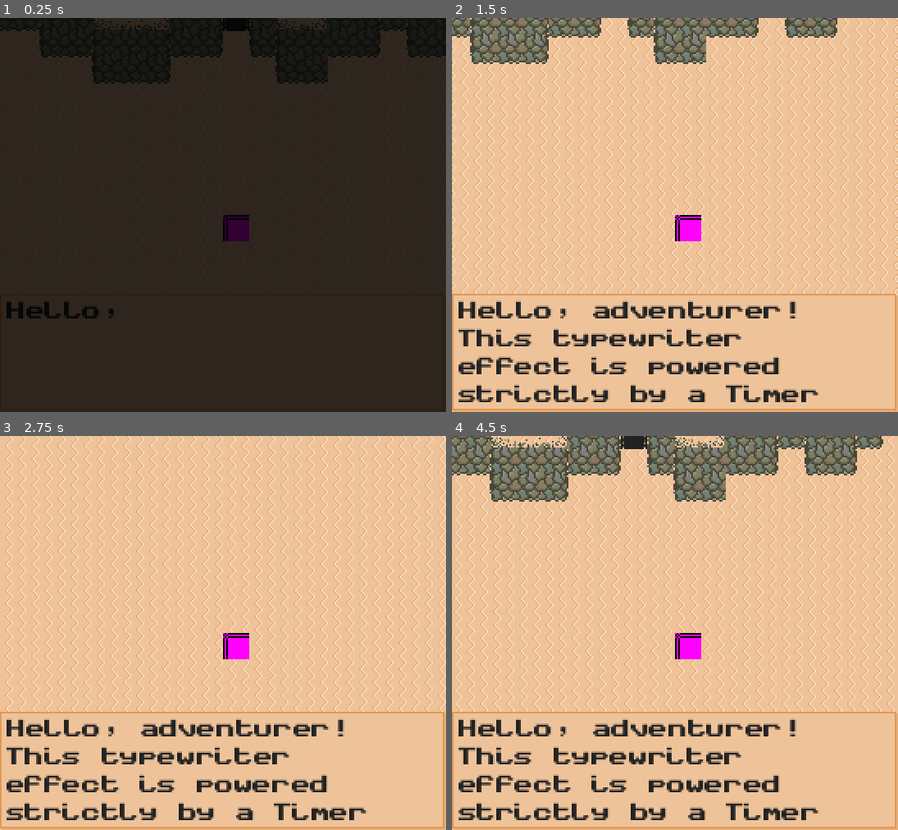
Above: before the commit, frames 1-4 (two rows, left to right).
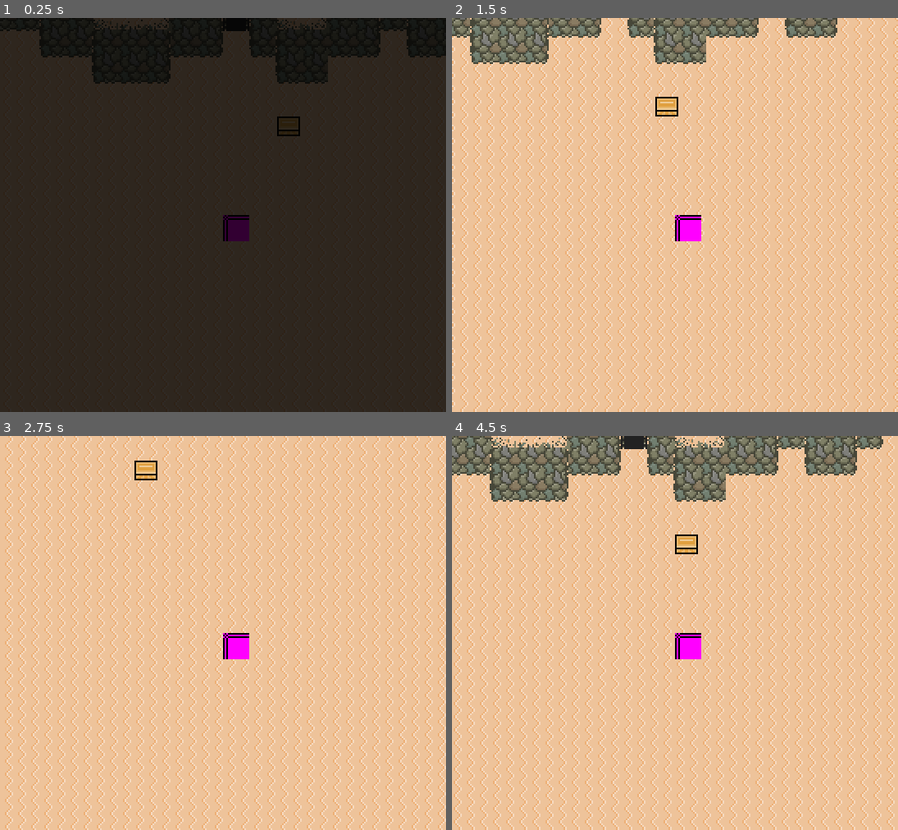
Above: after the commit, the same moments.

Repository: sherwoodjm/tomb-trials-godot
Game: Godot game, scene res://maps/outside_tomb.tscn
The game is run twice, just before and just after one commit, with the same random seed, the same clock (stepped at 60 frames per second) and the same inputs.
Inputs (mouse positions are in pixels of both pictures, inside the frame that each line leads up to):
- Up to frame 1 (0.25 s): no input
- Up to frame 2 (1.5 s): tap Enter (ui_accept) at 0.5, 0.77, 0.8, 1.07, 1.35 s; move the mouse to (773, 195) at 0.52 s; hold D (key_right) 0.53-1.28 s; hold Space (key_interact) 0.53-1.28 s; move the mouse to (585, 234) at 1.27 s; hold S (key_down) from 1.28 s (still down)
- Up to frame 3 (2.75 s): tap Enter (ui_accept) at 1.52, 1.82, 2.3 s; tap Space (key_interact) at 1.55 s; move the mouse to (267, 546) at 2.02 s; release S (key_down) at 2.03 s; hold D (key_right) from 2.03 s (still down); hold Space (key_interact) from 2.03 s (still down)
- Up to frame 4 (4.5 s): move the mouse to (652, 711) at 2.77 s; release D (key_right) at 2.78 s; release Space (key_interact) at 2.78 s; hold W (key_up) 2.78-3.53 s; tap Space (key_interact) at 2.85, 4.35 s; tap Enter (ui_accept) at 3.02, 3.32 s; move the mouse to (808, 692) at 3.52 s; hold Enter (ui_accept) 3.53-4.28 s; hold A (key_left) from 3.53 s (still down); move the mouse to (541, 573) at 4.27 s

The runs differ from the first frame. In frame 1, 0.5% of the frame differs, in the area x 1-68%, y 25-77%; in frame 2, 13%; in frame 3, 13%; in frame 4, 13%, in the area x 0-100%, y 25-100%.

Commit message:
Treasure box and dialogue

Diff:
--- a/dialogue.gd
+++ b/dialogue.gd
@@ -1,45 +1,34 @@
 extends CanvasLayer
 
 
-@onready var text_label: RichTextLabel = $Control/NinePatchRect/MarginContainer/RichTextLabel
-@onready var timer: Timer = $Control/Timer
+var controllable := true
 
-@export var seconds_per_character: float = 0.03
+@onready var label := $Control/NinePatchRect/MarginContainer/RichTextLabel
+
 
 func _ready() -> void:
-	# Connect the timer's timeout signal to our function programmatically
-	timer.timeout.connect(_on_timer_timeout)
-
-	# Example usage
-	display_text("Hello, adventurer! This typewriter effect is powered strictly by a Timer node.")
+	visibility_changed.connect(_on_visibility_changed)
 
 
-func display_text(new_text: String) -> void:
-	# 1. Set the full text layout immediately
-	text_label.text = new_text
-	text_label.visible_characters = 0
+func _on_visibility_changed() -> void:
+	if visible:
+		get_tree().paused = true
+		controllable = false
+		$Timer.start(0.1)
+	else:
+		get_tree().paused = false
 
-	# 2. Start the loop if the string isn't empty
-	if new_text.length() > 0:
-		timer.start(seconds_per_character)
+
+
+func set_text(text) -> void:
+	label.text = text
+
+
+func _unhandled_key_input(event: InputEvent) -> void:
+	if event.is_action_pressed("key_interact"):
+		if visible and controllable:
+			print("Unpaused game!")
 
 
 func _on_timer_timeout() -> void:
-	# Increment visible characters by 1
-	text_label.visible_characters += 1
-
-	# If there are still characters left to show, restart the timer
-	if text_label.visible_characters < text_label.text.length():
-		timer.start(seconds_per_character)
-	else:
-		timer.stop()
-
-
-func _input(event: InputEvent) -> void:
-	if event.is_action_pressed("ui_accept"):
-		# If the timer is still running, text is still typing
-		if not timer.is_stopped():
-			timer.stop()
-			text_label.visible_characters = text_label.text.length()
-		else:
-			print("Proceed to next line...")
+	controllable = true
--- a/dialogue.tscn
+++ b/dialogue.tscn
@@ -9,6 +9,8 @@
 RichTextLabel/fonts/normal_font = ExtResource("1_oi3j2")
 
 [node name="Dialogue" type="CanvasLayer" unique_id=1970777900]
+process_mode = 3
+visible = false
 script = ExtResource("1_758ep")
 
 [node name="Control" type="Control" parent="." unique_id=1808147997]
@@ -44,4 +46,6 @@
 text = "This is a textbox with enough text to wrap around inside. Play it again."
 scroll_active = false
 
-[node name="Timer" type="Timer" parent="Control" unique_id=1578459358]
+[node name="Timer" type="Timer" parent="." unique_id=1578459358]
+
+[connection signal="timeout" from="Timer" to="." method="_on_timer_timeout"]
--- /dev/null
+++ b/global.gd
@@ -0,0 +1,4 @@
+extends Node
+
+
+var money: int = 0
--- a/main.gd
+++ b/main.gd
@@ -9,18 +9,6 @@
 	player.position = get_tree().current_scene.start_position
 	get_tree().current_scene.add_child(player)
 	Transition.fade_in(0.25)
-
-
-func _unhandled_key_input(event: InputEvent) -> void:
-	if event.is_action_pressed("key_interact"):
-		if not Dialogue.visible:
-			player.stop_movement()
-			Dialogue.show()
-			Dialogue.display_text("Hello world. This is an example of some dialogue happening.")
-
-		#else:
-			#Dialogue.hide()
-			#player.player_controlled = true
 
 
 func teleport_player_to_position(pos) -> void:
--- a/maps/outside_tomb.tscn
+++ b/maps/outside_tomb.tscn
@@ -3,6 +3,7 @@
 [ext_resource type="Script" uid="uid://bs57si7yn0lq5" path="res://map.gd" id="1_7jq7s"]
 [ext_resource type="TileSet" uid="uid://duu4rnss6bo0l" path="res://tilesets/desert_tomb.tres" id="2_3lys0"]
 [ext_resource type="PackedScene" uid="uid://dhar5irfq6om" path="res://teleporter.tscn" id="3_3lys0"]
+[ext_resource type="PackedScene" uid="uid://c7j5bynkk4j0d" path="res://treasure_chest.tscn" id="4_hu1g8"]
 
 [node name="Map" type="Node" unique_id=898079320]
 script = ExtResource("1_7jq7s")
@@ -55,3 +56,6 @@
 [node name="Teleporter" parent="." unique_id=1803265028 instance=ExtResource("3_3lys0")]
 position = Vector2(264, 136)
 destination_position = Vector2(256, 256)
+
+[node name="TreasureChest" parent="." unique_id=329219902 instance=ExtResource("4_hu1g8")]
+position = Vector2(288, 192)
--- a/player.gd
+++ b/player.gd
@@ -24,6 +24,18 @@
 		$RayCast2D.force_raycast_update()
 
 
+func _unhandled_key_input(event: InputEvent) -> void:
+	if event.is_action_pressed("key_interact"):
+		var collider = $RayCast2D.get_collider()
+		if collider:
+			if collider is TreasureChest and not collider.opened:
+				# Collect money!
+				collider.opened = true
+				Global.money += collider.total_money
+				Dialogue.set_text("You got %d gold!" % collider.total_money)
+				Dialogue.show()
+
+
 func stop_movement() -> void:
 	player_controlled = false
 	velocity = Vector2.ZERO
--- a/project.godot
+++ b/project.godot
@@ -19,8 +19,9 @@
 [autoload]
 
 Main="*uid://i0px8put1jcp"
+Global="*uid://ckqf1m2pqmt7u"
+Dialogue="*uid://c2vawe0akqqm4"
 Transition="*uid://can7wjkw2i0w1"
-Dialogue="*uid://c2vawe0akqqm4"
 
 [display]
 
--- /dev/null
+++ b/treasure_chest.gd
@@ -0,0 +1,19 @@
+class_name TreasureChest extends StaticBody2D
+
+@export var money_base: int = 100
+@export var money_random_max: int = 100
+@export var contents: Array[String] = []
+
+var total_money: int
+var opened := false:
+	set(val):
+		if val == true:
+			opened = true
+			$Sprite2D.frame = 1
+		else:
+			opened = false
+			$Sprite2D.frame = 0
+
+
+func _ready() -> void:
+	total_money = money_base + randi_range(0, money_random_max)
--- /dev/null
+++ b/treasure_chest.tscn
@@ -0,0 +1,19 @@
+[gd_scene format=3 uid="uid://c7j5bynkk4j0d"]
+
+[ext_resource type="Texture2D" uid="uid://c3phr1m83ml27" path="res://sprites/treasure_chest.png" id="1_me2ib"]
+[ext_resource type="Script" uid="uid://hnhmr0dvtlmq" path="res://treasure_chest.gd" id="1_pc4nq"]
+
+[sub_resource type="RectangleShape2D" id="RectangleShape2D_hs3rx"]
+size = Vector2(14, 12)
+
+[node name="TreasureChest" type="StaticBody2D" unique_id=329219902]
+script = ExtResource("1_pc4nq")
+
+[node name="Sprite2D" type="Sprite2D" parent="." unique_id=611036573]
+texture = ExtResource("1_me2ib")
+centered = false
+hframes = 2
+
+[node name="CollisionShape2D" type="CollisionShape2D" parent="." unique_id=835126497]
+position = Vector2(8, 10)
+shape = SubResource("RectangleShape2D_hs3rx")
Not shown, added: global.gd.uid
Binary file added: sprites/treasure_chest.png
Not shown, added: sprites/treasure_chest.png.import
Not shown, added: treasure_chest.gd.uid
